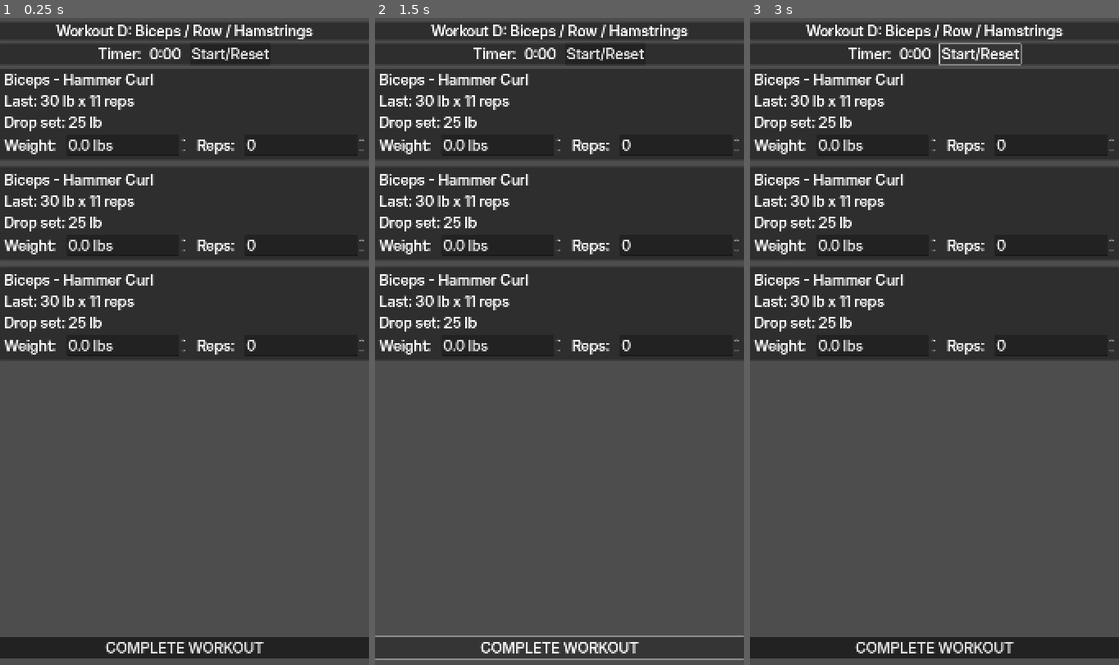
Above: before the commit, frames 1-3 (left to right).
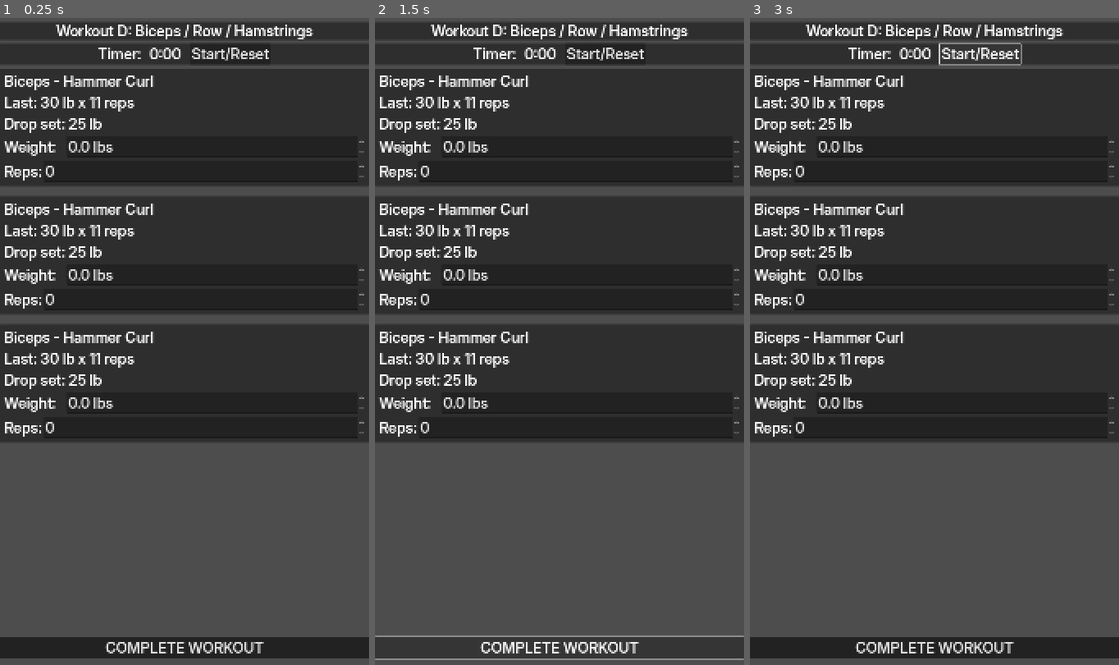
Above: after the commit, the same moments.

Repository: DanielMcPherson/workout-tracker
Game: Godot game, scene res://main.tscn
Same seed, same stepped clock (60 frames per second), same inputs: the game is played once before the commit and once after it.
Inputs:
- Up to frame 1 (0.25 s): no input
- Up to frame 2 (1.5 s): click "COMPLETE WORKOUT" at 0.5 s; click "COMPLETE WORKOUT" at 1.25 s
- Up to frame 3 (3 s): click "COMPLETE WORKOUT" at 2 s; click "Start/Reset" at 2.75 s

The runs differ from the first frame. In frame 1, 22% of the frame differs, in the area x 0-100%, y 8-66%; in frame 2, 22%; in frame 3, 22%.

Commit message:
Changed to PanelContainer node type

Diff:
--- a/exercise_panel.tscn
+++ b/exercise_panel.tscn
@@ -2,66 +2,66 @@
 
 [ext_resource type="Theme" uid="uid://cd80csmhkm7bd" path="res://app_theme.tres" id="1_xug27"]
 
-[node name="ExercisePanel" type="Control"]
-custom_minimum_size = Vector2(0, 220)
-layout_mode = 3
-anchors_preset = 0
-offset_bottom = 220.0
-size_flags_horizontal = 3
-size_flags_vertical = 4
-theme = ExtResource("1_xug27")
-
-[node name="Panel" type="PanelContainer" parent="."]
-layout_mode = 1
+[node name="Panel" type="PanelContainer"]
 anchors_preset = 15
 anchor_right = 1.0
 anchor_bottom = 1.0
 grow_horizontal = 2
 grow_vertical = 2
+theme = ExtResource("1_xug27")
 
-[node name="ContentMargin" type="MarginContainer" parent="Panel"]
+[node name="ContentMargin" type="MarginContainer" parent="."]
 layout_mode = 2
 theme_override_constants/margin_left = 10
 theme_override_constants/margin_top = 10
 theme_override_constants/margin_right = 10
 theme_override_constants/margin_bottom = 10
 
-[node name="VBoxContainer" type="VBoxContainer" parent="Panel/ContentMargin"]
+[node name="VBoxContainer" type="VBoxContainer" parent="ContentMargin"]
 layout_mode = 2
 theme_override_constants/separation = 8
 
-[node name="TitleLabel" type="Label" parent="Panel/ContentMargin/VBoxContainer"]
+[node name="TitleLabel" type="Label" parent="ContentMargin/VBoxContainer"]
 layout_mode = 2
 text = "Biceps - Hammer Curl"
 
-[node name="LastLabel" type="Label" parent="Panel/ContentMargin/VBoxContainer"]
+[node name="LastLabel" type="Label" parent="ContentMargin/VBoxContainer"]
 layout_mode = 2
 text = "Last: 30 lb x 11 reps"
 
-[node name="DropLabel" type="Label" parent="Panel/ContentMargin/VBoxContainer"]
+[node name="DropLabel" type="Label" parent="ContentMargin/VBoxContainer"]
 layout_mode = 2
 text = "Drop set: 25 lb"
 
-[node name="InputsHBox" type="HBoxContainer" parent="Panel/ContentMargin/VBoxContainer"]
+[node name="WeightHBox" type="HBoxContainer" parent="ContentMargin/VBoxContainer"]
 layout_mode = 2
 theme_override_constants/separation = 25
 
-[node name="WeightLabel" type="Label" parent="Panel/ContentMargin/VBoxContainer/InputsHBox"]
+[node name="WeightLabel" type="Label" parent="ContentMargin/VBoxContainer/WeightHBox"]
 layout_mode = 2
 text = "Weight:"
 
-[node name="WeightInput" type="SpinBox" parent="Panel/ContentMargin/VBoxContainer/InputsHBox"]
+[node name="WeightInput" type="SpinBox" parent="ContentMargin/VBoxContainer/WeightHBox"]
 layout_mode = 2
 size_flags_horizontal = 3
 max_value = 500.0
 step = 2.5
 suffix = "lbs"
 
-[node name="RepsLabel" type="Label" parent="Panel/ContentMargin/VBoxContainer/InputsHBox"]
+[node name="RepsHBox" type="HBoxContainer" parent="ContentMargin/VBoxContainer"]
+layout_mode = 2
+
+[node name="RepsLabel" type="Label" parent="ContentMargin/VBoxContainer/RepsHBox"]
 layout_mode = 2
 text = "Reps:"
 
-[node name="RepsInput" type="SpinBox" parent="Panel/ContentMargin/VBoxContainer/InputsHBox"]
+[node name="RepsInput" type="SpinBox" parent="ContentMargin/VBoxContainer/RepsHBox"]
 layout_mode = 2
 size_flags_horizontal = 3
 max_value = 25.0
+
+[node name="ExercisePanel" type="Control" parent="."]
+layout_mode = 2
+size_flags_horizontal = 3
+size_flags_vertical = 4
+theme = ExtResource("1_xug27")
